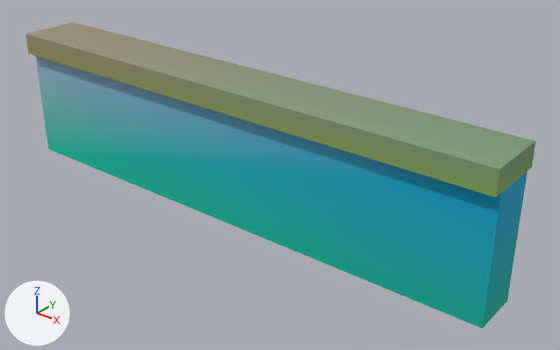
What one commit did to the glTF model assets/kit/palace_wall_low_4m.glb.
Before and after are seen from a camera (50 mm lens) standing at (3.34, -3.68, 2.7) and looking at (0.3, 0.13, 0.34). Arrows for +X, +Y and +Z are at lower left; the lights stay in place. The first picture is the older version. Vertices at exactly the same position are counted once.

Objects in the first picture: 'palace_parapet', 'palace_parapet_gild'.
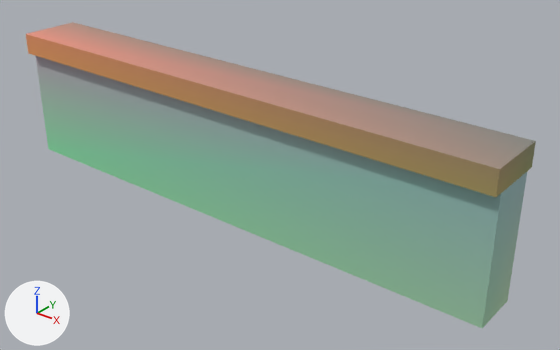
The change, as a diff of the scene's bpy script:
```diff
--- a/assets/kit/palace_wall_low_4m.glb.py
+++ b/assets/kit/palace_wall_low_4m.glb.py
@@ me_palace_parapet @@
 me_palace_parapet.from_pydata(...)  # 8 vertices, 12 faces; spans x -2.0..2.0, y -0.17..0.17, z 0.0..0.86
 # used by ob_palace_parapet; location = (0.0, 0.0, 0.0)
+# me_palace_parapet part 1: 6 faces centred in x -2.0..2.0, y -0.17..0.17, z 0.0..0.29 are repainted in the vertex colours; the middle colour goes from cyan #00c8b2 to green #a1dbbd
+# me_palace_parapet part 2: 4 faces centred in x -2.0..2.0, y -0.17..0.17, z 0.57 are repainted in the vertex colours; the middle colour goes from cyan #00cbec to cyan #9ec5ce
 me_palace_parapet.materials.append(mat_m_marble)
@@ me_palace_parapet_gild @@
 me_palace_parapet_gild.from_pydata(...)  # 8 vertices, 12 faces; spans x -2.0..2.0, y -0.23..0.23, z 0.86..1.02
 # used by ob_palace_parapet_gild; location = (0.0, 0.0, 0.0)
+# me_palace_parapet_gild part 3: 12 faces centred in x -2.0..2.0, y -0.23..0.23, z 0.86..1.02 are repainted in the vertex colours, in many colours
 me_palace_parapet_gild.materials.append(mat_m_gild)
```

What differs and where, as boxes (x1, y1, x2, y2) in the pictures (560 x 350 px):
part 1 of me_palace_parapet, recoloured (cyan to green)
    both: (49, 149, 527, 328)
part 2 of me_palace_parapet, recoloured
    both: (35, 56, 527, 328)
part 3 of me_palace_parapet_gild, recoloured
    both: (26, 22, 536, 197)
